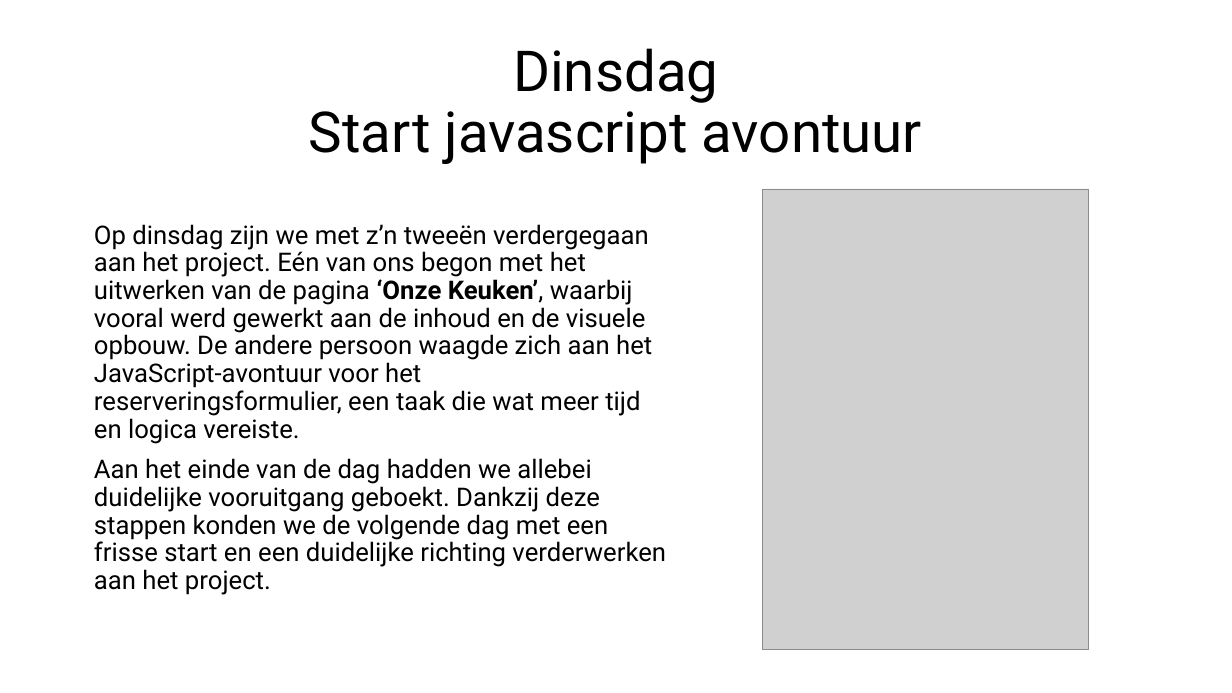
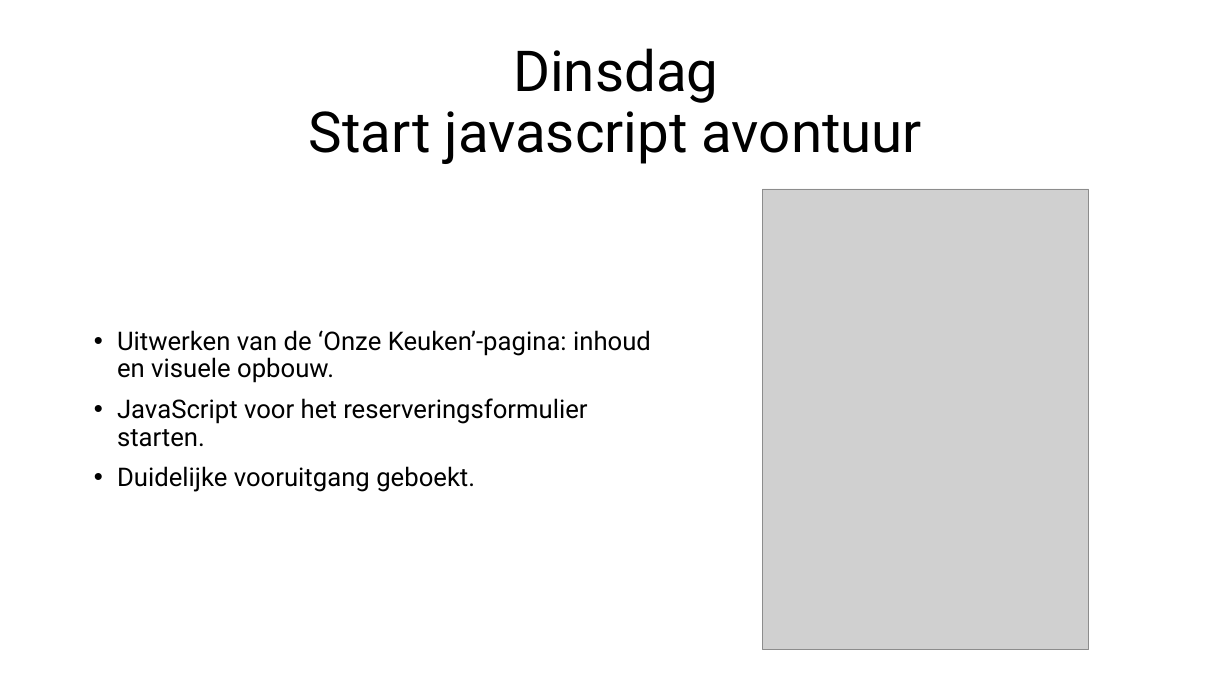
Before and after one commit to codezi-be/case, a slide deck: slide 7 of presentatie/CASE.pptx. Drawn at 1232x693 pixels with LibreOffice and Linux fonts; fonts in the diff are those of the drawing; grey boxes stand for pictures. Boxes give left, top, right and bottom in pixels: in the first picture for what was removed or moved away, otherwise in the second. Text is boxed around its words. In the diff, an @@ line names an element or a change of style, - is before the commit and + after.

```diff
--- a/presentatie/CASE.pptx
+++ b/presentatie/CASE.pptx
@@ text at box(117, 330, 651, 492): text changed @@
-Op dinsdag zijn we met z’n tweeën verdergegaan aan het project. Eén van ons begon met het uitwerken van de pagina ‘Onze Keuken’, waarbij vooral werd gewerkt aan de inhoud en de visuele opbouw. De andere persoon waagde zich aan het JavaScript-avontuur voor het reserveringsformulier, een taak die wat meer tijd en logica vereiste.
-Aan het einde van de dag hadden we allebei duidelijke vooruitgang geboekt. Dankzij deze stappen konden we de volgende dag met een frisse start en een duidelijke richting verderwerken aan het project.
+• Uitwerken van de ‘Onze Keuken’-pagina: inhoud en visuele opbouw.
+• JavaScript voor het reserveringsformulier starten.
+• Duidelijke vooruitgang geboekt.
```
Also in this commit, not shown: 7 other slides changed.
